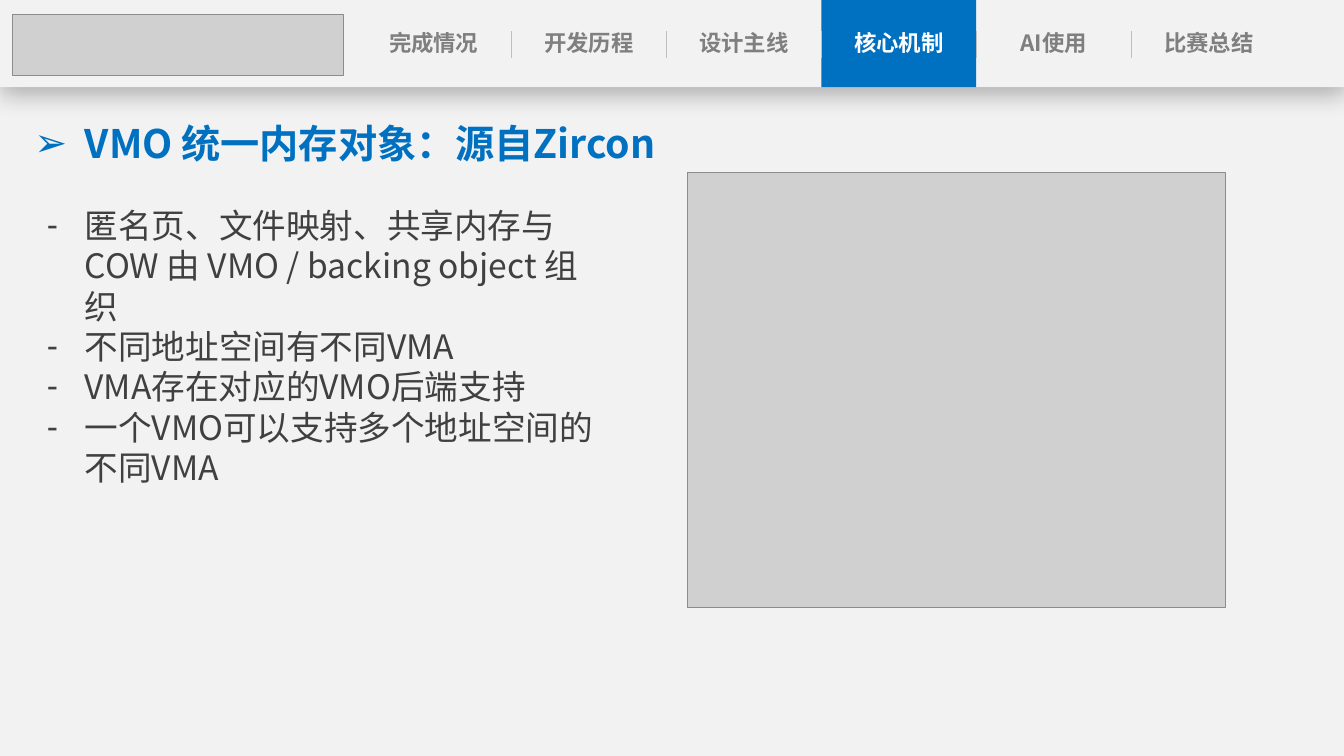
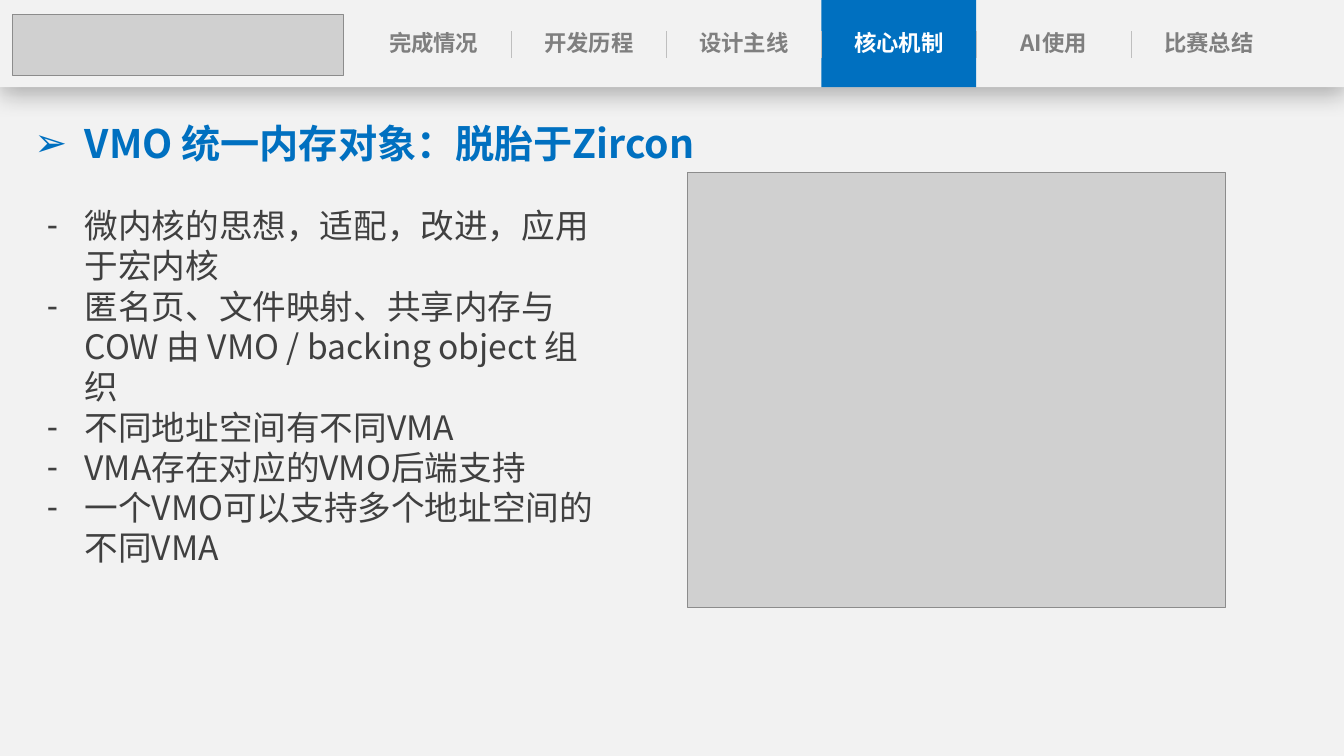
Before and after one commit to anemone-os/anemone, a slide deck: slide 17 of report/ppt/Anemone决赛演示文稿.pptx. Drawn at 1344x756 pixels with LibreOffice and Linux fonts; fonts in the diff are those of the drawing; grey boxes stand for pictures. Boxes give left, top, right and bottom in pixels: in the first picture for what was removed or moved away, otherwise in the second. Text is boxed around its words. In the diff, an @@ line names an element or a change of style, - is before the commit and + after.

```diff
--- a/report/ppt/Anemone决赛演示文稿.pptx
+++ b/report/ppt/Anemone决赛演示文稿.pptx
@@ text at (85, 124, 694, 162): text changed @@
-➢ VMO 统一内存对象：源自Zircon
+➢ VMO 统一内存对象：脱胎于Zircon
@@ text at (85, 209, 589, 281): paragraph added @@
+– 微内核的思想，适配，改进，应用于宏内核
```
Also in this commit, not shown: 16 other slides changed, 1 slide added, 2 other files.
